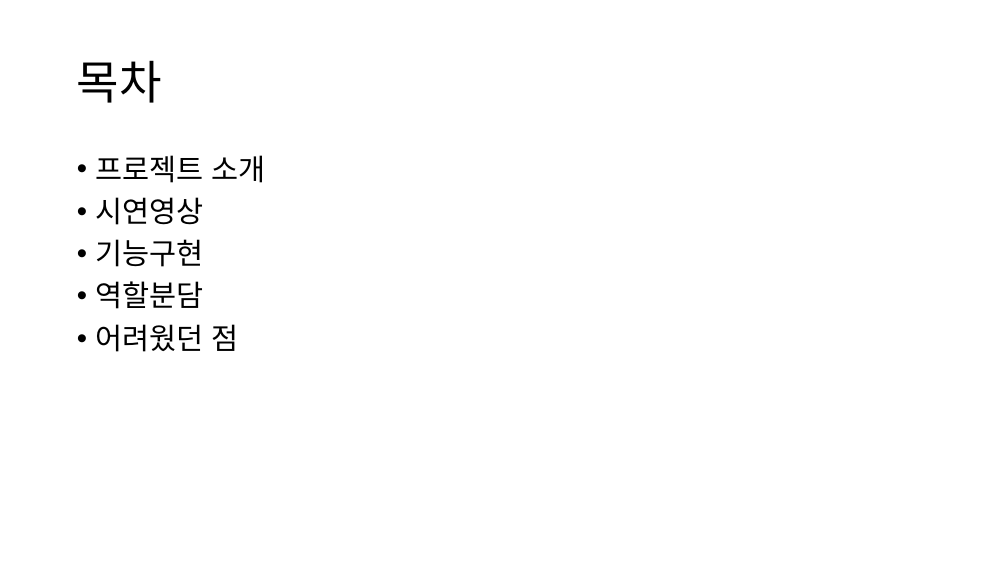
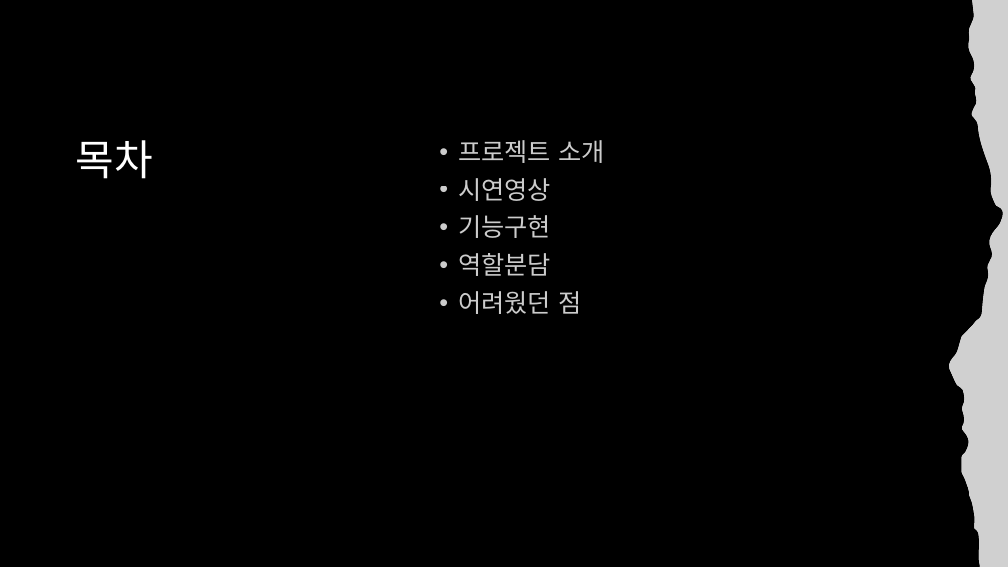
Before and after one commit to sh010207/TextRPG, a slide deck: slide 2 of 수조.pptx. Drawn at 1008x567 pixels with LibreOffice and Linux fonts; fonts in the diff are those of the drawing; grey boxes stand for pictures. Boxes give left, top, right and bottom in pixels: in the first picture for what was removed or moved away, otherwise in the second. Text is boxed around its words. In the diff, an @@ line names an element or a change of style, - is before the commit and + after.

```diff
--- a/수조.pptx
+++ b/수조.pptx
@@ background #FFFFFF to #000000 @@
@@ freeform shape added at <box>949,0,1008,567</box>, fill #FFFFFF @@
@@ picture added at <box>949,0,1008,567</box> @@
@@ title "목차": place and size @@
-title "목차" at <box>77,60,162,103</box>
+title "목차" at <box>76,140,153,179</box>
@@ title "목차" at <box>76,140,153,179</box>: size 44 to 40 pt, text colour #000000 to #FFFFFF; vertical alignment middle to top @@
@@ text "프로젝트 소개": place and size @@
-text "프로젝트 소개" at <box>96,155,266,352</box>
+text "프로젝트 소개" at <box>458,140,604,314</box>
@@ text "프로젝트 소개" at <box>458,140,604,314</box>: size 28 to 24 pt, text colour #000000 to #FFFFFF at 80% opacity @@
```
Also in this commit, not shown: 20 other slides changed, 1 slide added, 2 slides removed.
